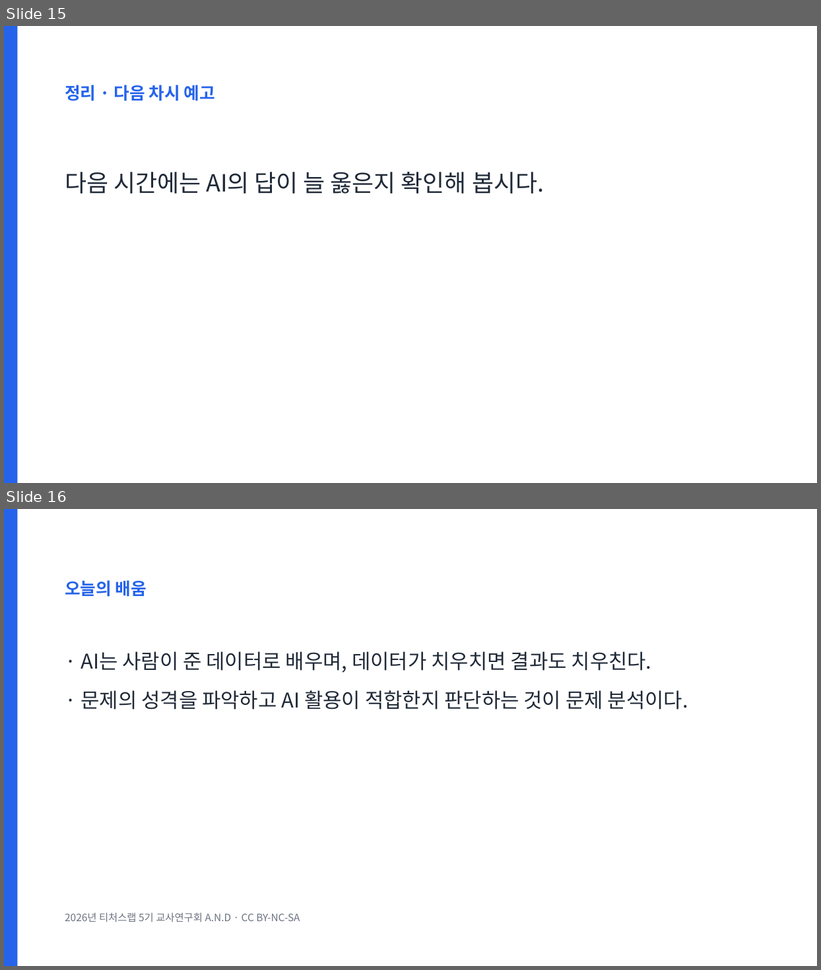
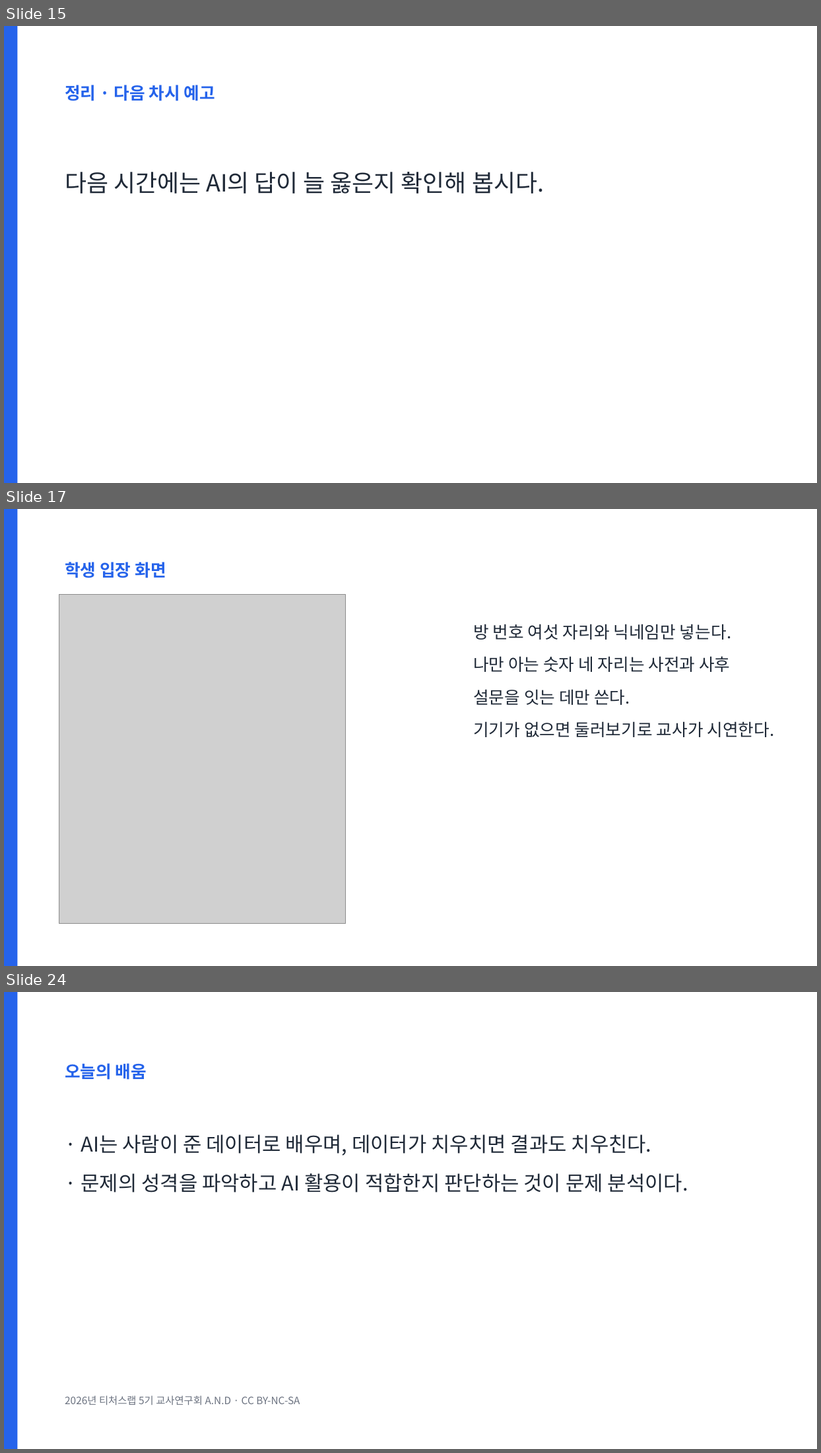
Before and after one commit to legoschool/wise-ai, a slide deck: files/WISE_L01_수업.pptx. Shown one above the other, each under a label of ours: slides 15 and 16 before the commit, slides 15, 17 and 24 after it; the slides between them are not shown. The pictures are 821x970 and 821x1453 pixels, drawn with LibreOffice and Linux fonts; fonts in the diff are those of the drawing; grey boxes stand for pictures. Boxes give left, top, right and bottom in pixels: in the first picture for what was removed or moved away, otherwise in the second. Text is boxed around its words. In the diff, an @@ line names an element or a change of style, - is before the commit and + after.

```diff
--- a/files/WISE_L01_수업.pptx
+++ b/files/WISE_L01_수업.pptx
@@ slide 17 added at [4,509,817,966], background #FFFFFF @@
@@ rectangle added at [4,509,17,966], fill #2563EB @@
@@ text added at [65,562,166,578], 20 pt, text #2563EB, bold @@
+학생 입장 화면
@@ picture added at [59,594,346,923] @@
@@ text added at [473,624,774,737], 20 pt, text #1F2937 @@
+방 번호 여섯 자리와 닉네임만 넣는다.
+나만 아는 숫자 네 자리는 사전과 사후 설문을 잇는 데만 쓴다.
+기기가 없으면 둘러보기로 교사가 시연한다.
@@ what was slide 16 is now slide 24 @@
```
Also in this commit, not shown: 7 other slides added, 35 other files.
